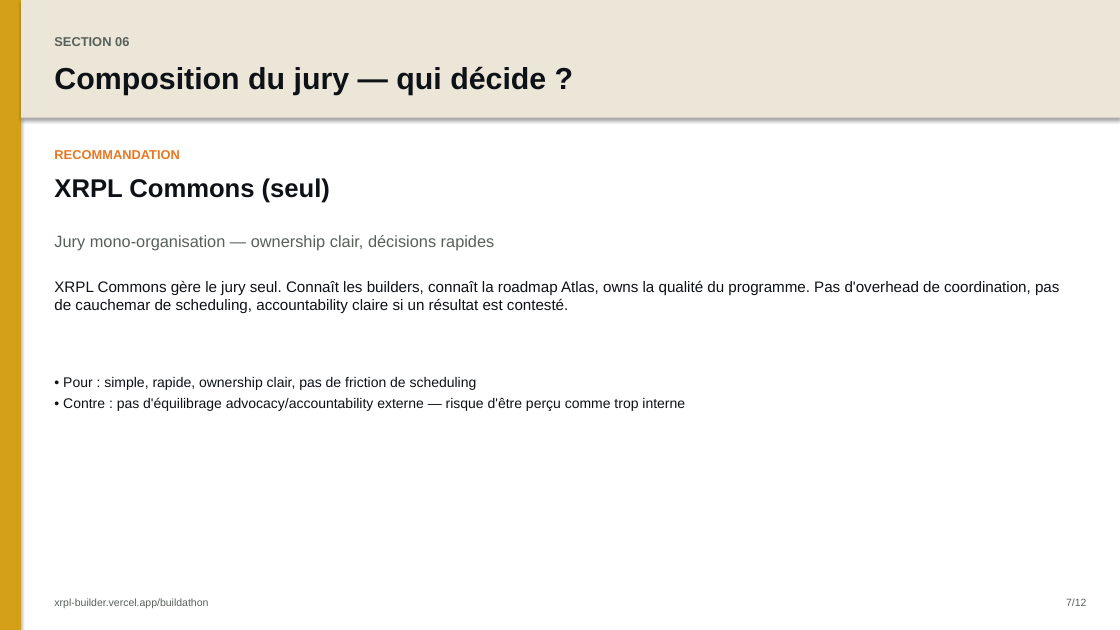
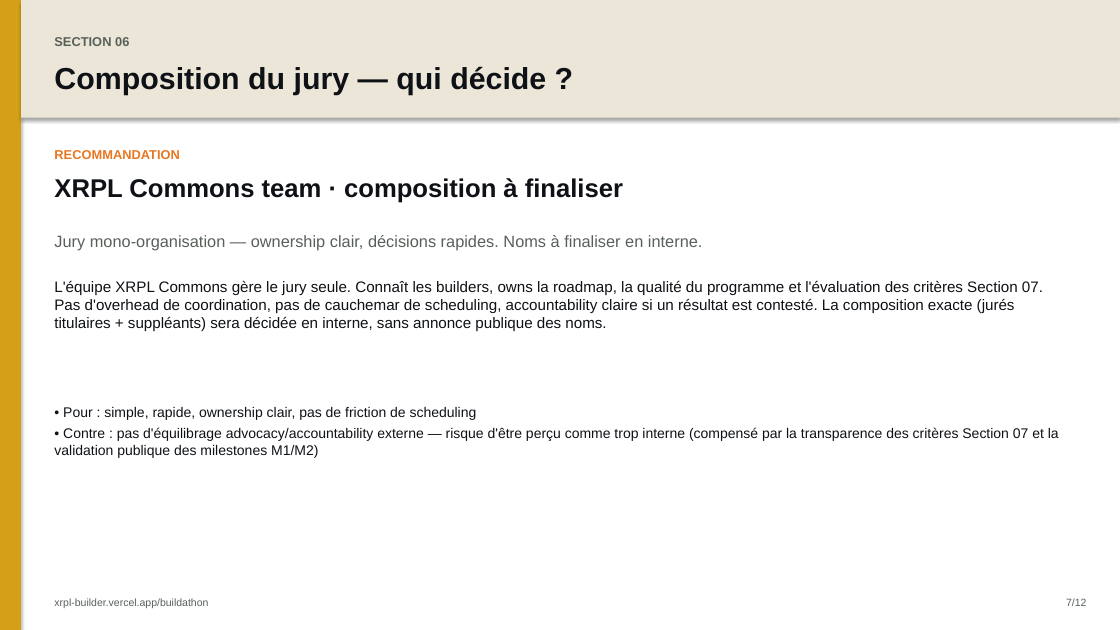
Before and after one commit to AurelienBg/xrpl-builder, a slide deck: slide 8 of buildathon-deck.pptx. Drawn at 1120x630 pixels with LibreOffice and Linux fonts; fonts in the diff are those of the drawing. Boxes give left, top, right and bottom in pixels: in the first picture for what was removed or moved away, otherwise in the second. Text is boxed around its words. In the diff, an @@ line names an element or a change of style, - is before the commit and + after.

```diff
--- a/buildathon-deck.pptx
+++ b/buildathon-deck.pptx
@@ text at bbox=[54, 178, 623, 203]: text changed @@
-XRPL Commons (seul)
+XRPL Commons team · composition à finaliser
@@ text at bbox=[54, 235, 703, 250]: text changed @@
-Jury mono-organisation — ownership clair, décisions rapides
+Jury mono-organisation — ownership clair, décisions rapides. Noms à finaliser en interne.
@@ text at bbox=[54, 280, 1043, 331]: text changed @@
-XRPL Commons gère le jury seul. Connaît les builders, connaît la roadmap Atlas, owns la qualité du programme. Pas d'overhead de coordination, pas de cauchemar de scheduling, accountability claire si un résultat est contesté.
+L'équipe XRPL Commons gère le jury seule. Connaît les builders, owns la roadmap, la qualité du programme et l'évaluation des critères Section 07. Pas d'overhead de coordination, pas de cauchemar de scheduling, accountability claire si un résultat est contesté. La composition exacte (jurés titulaires + suppléants) sera décidée en interne, sans annonce publique des noms.
@@ text "• Pour : simple, rapide, ...": place and size @@
-text "• Pour : simple, rapide, ..." at bbox=[63, 377, 685, 411]
+text "• Pour : simple, rapide, ..." at bbox=[54, 407, 1059, 458]
@@ text at bbox=[54, 427, 1059, 458]: text changed @@
-• Contre : pas d'équilibrage advocacy/accountability externe — risque d'être perçu comme trop interne
+• Contre : pas d'équilibrage advocacy/accountability externe — risque d'être perçu comme trop interne (compensé par la transparence des critères Section 07 et la validation publique des milestones M1/M2)
```
Also in this commit, not shown: 3 other slides changed, 3 other files.
